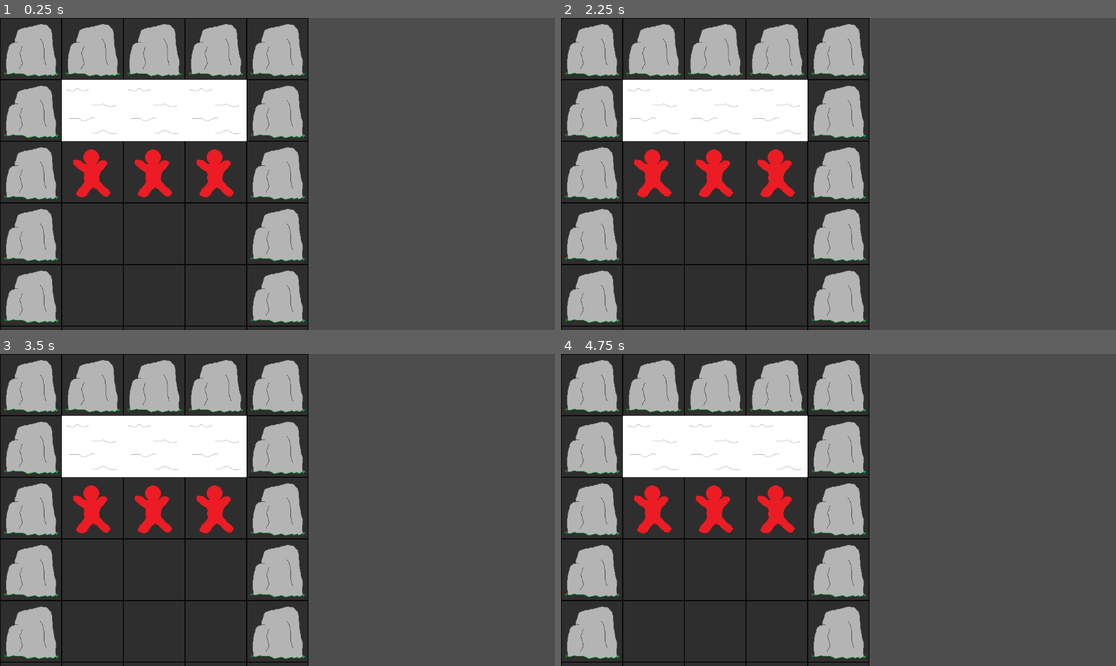
Above: before the commit, frames 1-4 (two rows, left to right).
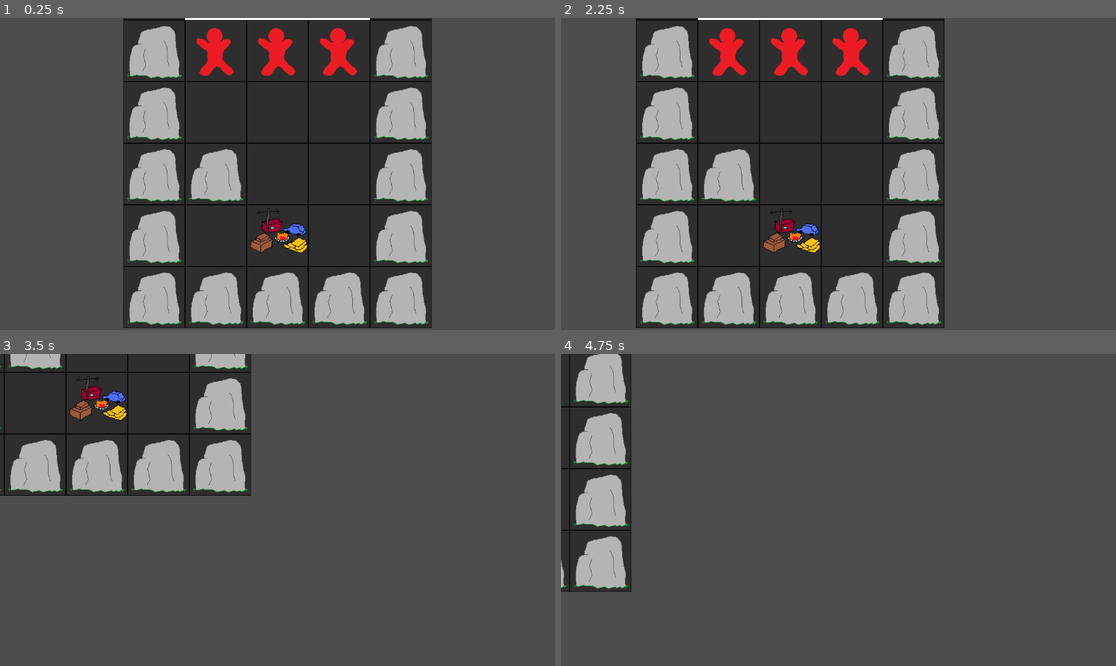
Above: after the commit, the same moments.

Repository: Wayl123/CardPuzzleGame
Game: Godot game, scene res://scene/test_map.tscn
Same seed, same stepped clock (60 frames per second), same inputs: the game is played once before the commit and once after it.
Inputs (mouse positions are in pixels of both pictures, inside the frame that each line leads up to):
- Up to frame 1 (0.25 s): no input
- Up to frame 2 (2.25 s): click (777, 49) at 0.52 s; click (655, 233) at 1.27 s; tap Enter at 2 s; move the mouse to (960, 158) at 2.02 s; hold D (RightButton, bound only after the commit) from 2.03 s (still down); click (960, 158) at 2.1 s
- Up to frame 3 (3.5 s): move the mouse to (166, 525) at 2.77 s; release D (RightButton, bound only after the commit) at 2.78 s; hold S (DownButton, bound only after the commit) from 2.78 s (still down); click (166, 525) at 2.85 s
- Up to frame 4 (4.75 s): move the mouse to (894, 441) at 3.52 s; release S (DownButton, bound only after the commit) at 3.53 s; hold D (RightButton, bound only after the commit) 3.53-4.28 s; click (894, 441) at 3.6 s; move the mouse to (810, 572) at 4.27 s; hold W (UpButton, bound only after the commit) from 4.28 s (still down); click (810, 572) at 4.35 s

The runs differ from the first frame. In frame 1, 62% of the frame differs, in the area x 0-78%, y 0-100%; in frame 2, 53%; in frame 3, 49%; in frame 4, 49%.

Commit message:
Add hover info on enemy #2 add camera movement #5

Diff:
--- a/project.godot
+++ b/project.godot
@@ -21,6 +21,40 @@
 "events": [Object(InputEventMouseButton,"resource_local_to_scene":false,"resource_name":"","device":-1,"window_id":0,"a …(253 unchanged characters)…
 ]
 }
+MouseScrollDown={
+"deadzone": 0.5,
+"events": [Object(InputEventMouseButton,"resource_local_to_scene":false,"resource_name":"","device":-1,"window_id":0,"alt_pressed":false,"shift_pressed":false,"ctrl_pressed":false,"meta_pressed":false,"button_mask":0,"position":Vector2(0, 0),"global_position":Vector2(0, 0),"factor":1.0,"button_index":5,"canceled":false,"pressed":false,"double_click":false,"script":null)
+]
+}
+MouseScrollUp={
+"deadzone": 0.5,
+"events": [Object(InputEventMouseButton,"resource_local_to_scene":false,"resource_name":"","device":-1,"window_id":0,"alt_pressed":false,"shift_pressed":false,"ctrl_pressed":false,"meta_pressed":false,"button_mask":0,"position":Vector2(0, 0),"global_position":Vector2(0, 0),"factor":1.0,"button_index":4,"canceled":false,"pressed":false,"double_click":false,"script":null)
+]
+}
+UpButton={
+"deadzone": 0.5,
+"events": [Object(InputEventKey,"resource_local_to_scene":false,"resource_name":"","device":-1,"window_id":0,"alt_pressed":false,"shift_pressed":false,"ctrl_pressed":false,"meta_pressed":false,"pressed":false,"keycode":0,"physical_keycode":87,"key_label":0,"unicode":119,"echo":false,"script":null)
+, Object(InputEventKey,"resource_local_to_scene":false,"resource_name":"","device":-1,"window_id":0,"alt_pressed":false,"shift_pressed":false,"ctrl_pressed":false,"meta_pressed":false,"pressed":false,"keycode":0,"physical_keycode":4194320,"key_label":0,"unicode":0,"echo":false,"script":null)
+]
+}
+DownButton={
+"deadzone": 0.5,
+"events": [Object(InputEventKey,"resource_local_to_scene":false,"resource_name":"","device":-1,"window_id":0,"alt_pressed":false,"shift_pressed":false,"ctrl_pressed":false,"meta_pressed":false,"pressed":false,"keycode":83,"physical_keycode":83,"key_label":83,"unicode":115,"echo":false,"script":null)
+, Object(InputEventKey,"resource_local_to_scene":false,"resource_name":"","device":-1,"window_id":0,"alt_pressed":false,"shift_pressed":false,"ctrl_pressed":false,"meta_pressed":false,"pressed":false,"keycode":0,"physical_keycode":4194322,"key_label":0,"unicode":0,"echo":false,"script":null)
+]
+}
+LeftButton={
+"deadzone": 0.5,
+"events": [Object(InputEventKey,"resource_local_to_scene":false,"resource_name":"","device":-1,"window_id":0,"alt_pressed":false,"shift_pressed":false,"ctrl_pressed":false,"meta_pressed":false,"pressed":false,"keycode":0,"physical_keycode":65,"key_label":0,"unicode":97,"echo":false,"script":null)
+, Object(InputEventKey,"resource_local_to_scene":false,"resource_name":"","device":-1,"window_id":0,"alt_pressed":false,"shift_pressed":false,"ctrl_pressed":false,"meta_pressed":false,"pressed":false,"keycode":0,"physical_keycode":4194319,"key_label":0,"unicode":0,"echo":false,"script":null)
+]
+}
+RightButton={
+"deadzone": 0.5,
+"events": [Object(InputEventKey,"resource_local_to_scene":false,"resource_name":"","device":-1,"window_id":0,"alt_pressed":false,"shift_pressed":false,"ctrl_pressed":false,"meta_pressed":false,"pressed":false,"keycode":0,"physical_keycode":68,"key_label":0,"unicode":100,"echo":false,"script":null)
+, Object(InputEventKey,"resource_local_to_scene":false,"resource_name":"","device":-1,"window_id":0,"alt_pressed":false,"shift_pressed":false,"ctrl_pressed":false,"meta_pressed":false,"pressed":false,"keycode":0,"physical_keycode":4194321,"key_label":0,"unicode":0,"echo":false,"script":null)
+]
+}
 
 [rendering]
 
--- /dev/null
+++ b/scene/enemy.tscn
@@ -0,0 +1,14 @@
+[gd_scene load_steps=3 format=3 uid="uid://c3ughviujit4g"]
+
+[ext_resource type="Texture2D" uid="uid://byu7bwy1ihagj" path="res://image/basic_enemy1.png" id="1_t0gbl"]
+[ext_resource type="Script" path="res://scripts/BasicEnemy1.gd" id="2_27rs8"]
+
+[node name="Enemy" type="Node2D"]
+
+[node name="BasicEnemy1" type="TextureButton" parent="."]
+visible = false
+offset_right = 40.0
+offset_bottom = 40.0
+disabled = true
+texture_normal = ExtResource("1_t0gbl")
+script = ExtResource("2_27rs8")
--- /dev/null
+++ b/scene/hover_tooltip.tscn
@@ -0,0 +1,34 @@
+[gd_scene load_steps=2 format=3 uid="uid://gi0656261e68"]
+
+[ext_resource type="Texture2D" uid="uid://c1reqovwdy04g" path="res://image/tooltip.png" id="1_oycxx"]
+
+[node name="HoverTooltip" type="NinePatchRect"]
+offset_right = 128.0
+offset_bottom = 128.0
+texture = ExtResource("1_oycxx")
+
+[node name="TooltipItems" type="VBoxContainer" parent="."]
+layout_mode = 1
+anchors_preset = 14
+anchor_top = 0.5
+anchor_right = 1.0
+anchor_bottom = 0.5
+offset_top = -43.0
+offset_bottom = 43.0
+grow_horizontal = 2
+grow_vertical = 2
+
+[node name="Name" type="Label" parent="TooltipItems"]
+layout_mode = 2
+text = "Name"
+horizontal_alignment = 1
+
+[node name="Health" type="Label" parent="TooltipItems"]
+layout_mode = 2
+text = "-1/-1"
+horizontal_alignment = 1
+
+[node name="Attack" type="Label" parent="TooltipItems"]
+layout_mode = 2
+text = "0"
+horizontal_alignment = 1
--- a/scene/test_map.tscn
+++ b/scene/test_map.tscn
@@ -1,21 +1,26 @@
-[gd_scene load_steps=8 format=3 uid="uid://cr4gf4lvcf13c"]
+[gd_scene load_steps=10 format=3 uid="uid://cr4gf4lvcf13c"]
 
 [ext_resource type="Texture2D" uid="uid://b1575e603jr43" path="res://image/empty_grid.png" id="1_fakr7"]
 [ext_resource type="Texture2D" uid="uid://bhvhn4xbqh8ty" path="res://image/boulder_wall.png" id="2_ij6q1"]
 [ext_resource type="Script" path="res://scripts/GridContent.gd" id="2_q3xh8"]
 [ext_resource type="Texture2D" uid="uid://uk7ojh0qo1o5" path="res://image/exit_portal.png" id="3_a322j"]
 [ext_resource type="Texture2D" uid="uid://ct7xbivkudw5s" path="res://image/fog.png" id="4_wvbj6"]
-[ext_resource type="Texture2D" uid="uid://byu7bwy1ihagj" path="res://image/basic_enemy1.png" id="6_t0wv4"]
+[ext_resource type="Script" path="res://scripts/SpawnBasicEnemy1.gd" id="6_ush2y"]
 [ext_resource type="Texture2D" uid="uid://i7hm1w0kc1ce" path="res://image/base_camp.png" id="7_barnu"]
+[ext_resource type="PackedScene" uid="uid://c3ughviujit4g" path="res://scene/enemy.tscn" id="7_ogepn"]
+[ext_resource type="Script" path="res://scripts/Camera.gd" id="9_n20ai"]
 
 [node name="Node2D" type="Node2D"]
+position = Vector2(256, -320)
 
 [node name="Map1Grid" type="Control" parent="."]
 custom_minimum_size = Vector2(128, 128)
 layout_mode = 3
 anchors_preset = 0
-offset_right = 128.0
-offset_bottom = 128.0
+offset_left = -256.0
+offset_top = 320.0
+offset_right = -128.0
+offset_bottom = 448.0
 
 [node name="GridNode1" type="PanelContainer" parent="Map1Grid"]
 custom_minimum_size = Vector2(128, 128)
@@ -277,8 +282,9 @@
 [node name="Content" type="TextureButton" parent="Map1Grid/GridNode12"]
 layout_mode = 2
 disabled = true
-texture_normal = ExtResource("6_t0wv4")
-script = ExtResource("2_q3xh8")
+script = ExtResource("6_ush2y")
+
+[node name="Enemy" parent="Map1Grid/GridNode12/Content" instance=ExtResource("7_ogepn")]
 
 [node name="GridNode13" type="PanelContainer" parent="Map1Grid"]
 custom_minimum_size = Vector2(128, 128)
@@ -300,8 +306,9 @@
 [node name="Content" type="TextureButton" parent="Map1Grid/GridNode13"]
 layout_mode = 2
 disabled = true
-texture_normal = ExtResource("6_t0wv4")
-script = ExtResource("2_q3xh8")
+script = ExtResource("6_ush2y")
+
+[node name="Enemy" parent="Map1Grid/GridNode13/Content" instance=ExtResource("7_ogepn")]
 
 [node name="GridNode14" type="PanelContainer" parent="Map1Grid"]
 custom_minimum_size = Vector2(128, 128)
@@ -323,8 +330,9 @@
 [node name="Content" type="TextureButton" parent="Map1Grid/GridNode14"]
 layout_mode = 2
 disabled = true
-texture_normal = ExtResource("6_t0wv4")
-script = ExtResource("2_q3xh8")
+script = ExtResource("6_ush2y")
+
+[node name="Enemy" parent="Map1Grid/GridNode14/Content" instance=ExtResource("7_ogepn")]
 
 [node name="GridNode15" type="PanelContainer" parent="Map1Grid"]
 custom_minimum_size = Vector2(128, 128)
@@ -496,6 +504,7 @@
 
 [node name="Content" type="TextureButton" parent="Map1Grid/GridNode22"]
 layout_mode = 2
+texture_normal = ExtResource("2_ij6q1")
 script = ExtResource("2_q3xh8")
 
 [node name="GridNode23" type="PanelContainer" parent="Map1Grid"]
@@ -784,3 +793,7 @@
 disabled = true
 texture_normal = ExtResource("2_ij6q1")
 script = ExtResource("2_q3xh8")
+
+[node name="Camera2D" type="Camera2D" parent="."]
+position = Vector2(64, 896)
+script = ExtResource("9_n20ai")
--- /dev/null
+++ b/scripts/BasicEnemy1.gd
@@ -0,0 +1 @@
+extends "res://scripts/Enemy.gd"
--- /dev/null
+++ b/scripts/Camera.gd
@@ -0,0 +1,25 @@
+extends Camera2D
+
+var zoom_min = Vector2(0.2, 0.2)
+var zoom_max = Vector2(2, 2)
+var zoom_speed = Vector2(5, 5)
+var move_speed = 500
+
+func _ready():
+	pass
+
+func _process(delta):
+	if Input.is_action_just_pressed("MouseScrollUp"):
+		if zoom > zoom_min:
+			zoom -= zoom_speed * delta
+	if Input.is_action_just_pressed("MouseScrollDown"):
+		if zoom < zoom_max:
+			zoom += zoom_speed * delta
+	if Input.is_action_pressed("RightButton"):
+		position += Vector2(move_speed, 0) * delta
+	if Input.is_action_pressed("LeftButton"):
+		position -= Vector2(move_speed, 0) * delta
+	if Input.is_action_pressed("DownButton"):
+		position += Vector2(0, move_speed) * delta
+	if Input.is_action_pressed("UpButton"):
+		position -= Vector2(0, move_speed) * delta
--- /dev/null
+++ b/scripts/Enemy.gd
@@ -0,0 +1,26 @@
+extends TextureButton
+
+var HOVERTOOLTIP = preload("res://scene/hover_tooltip.tscn")
+
+func _ready():
+	connect("mouse_entered", Callable(self, "_on_mouse_entered"))
+	connect("mouse_exited", Callable(self, "_on_mouse_exited"))
+
+func _process(delta):
+	pass
+
+func _on_mouse_entered():
+	var hoverTooltip = HOVERTOOLTIP.instantiate()
+
+	hoverTooltip.set_position(position)
+	hoverTooltip.set_visible(false)
+
+	add_child(hoverTooltip)
+
+	await get_tree().create_timer(0.2).timeout
+	if has_node("HoverTooltip"):
+		get_node("HoverTooltip").set_visible(true)
+
+func _on_mouse_exited():
+	if not Rect2(Vector2(), size).has_point(get_local_mouse_position()):
+		get_node("HoverTooltip").queue_free()
--- /dev/null
+++ b/scripts/SpawnBasicEnemy1.gd
@@ -0,0 +1,6 @@
+extends "res://scripts/GridContent.gd"
+
+func _ready():
+	var basicEnemy1 = get_node("Enemy/BasicEnemy1")
+	basicEnemy1.set_visible(true)
+	basicEnemy1.set_disabled(false)
Binary file added: image/tooltip.png
Not shown, added: image/tooltip.png.import
